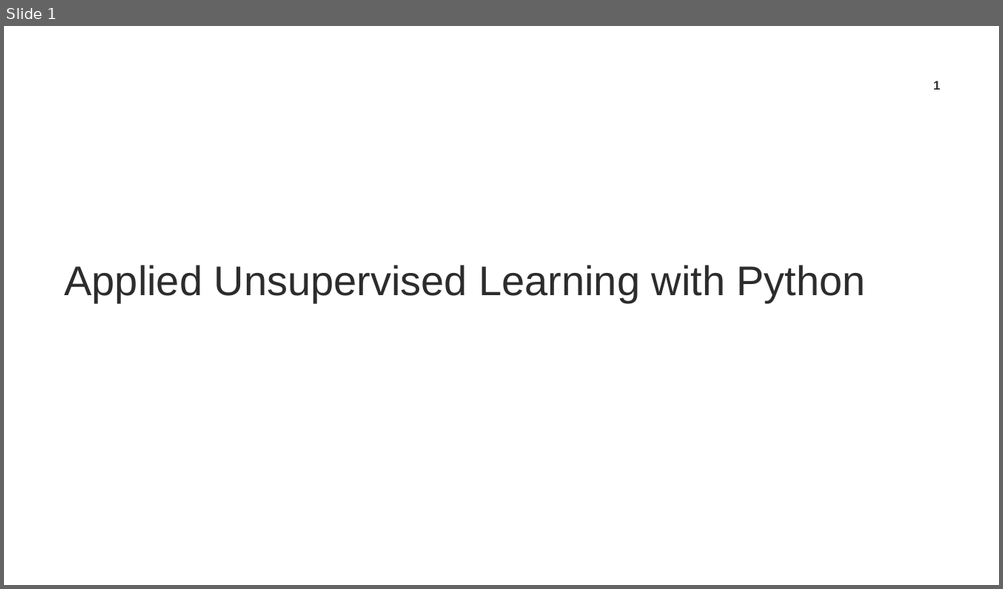
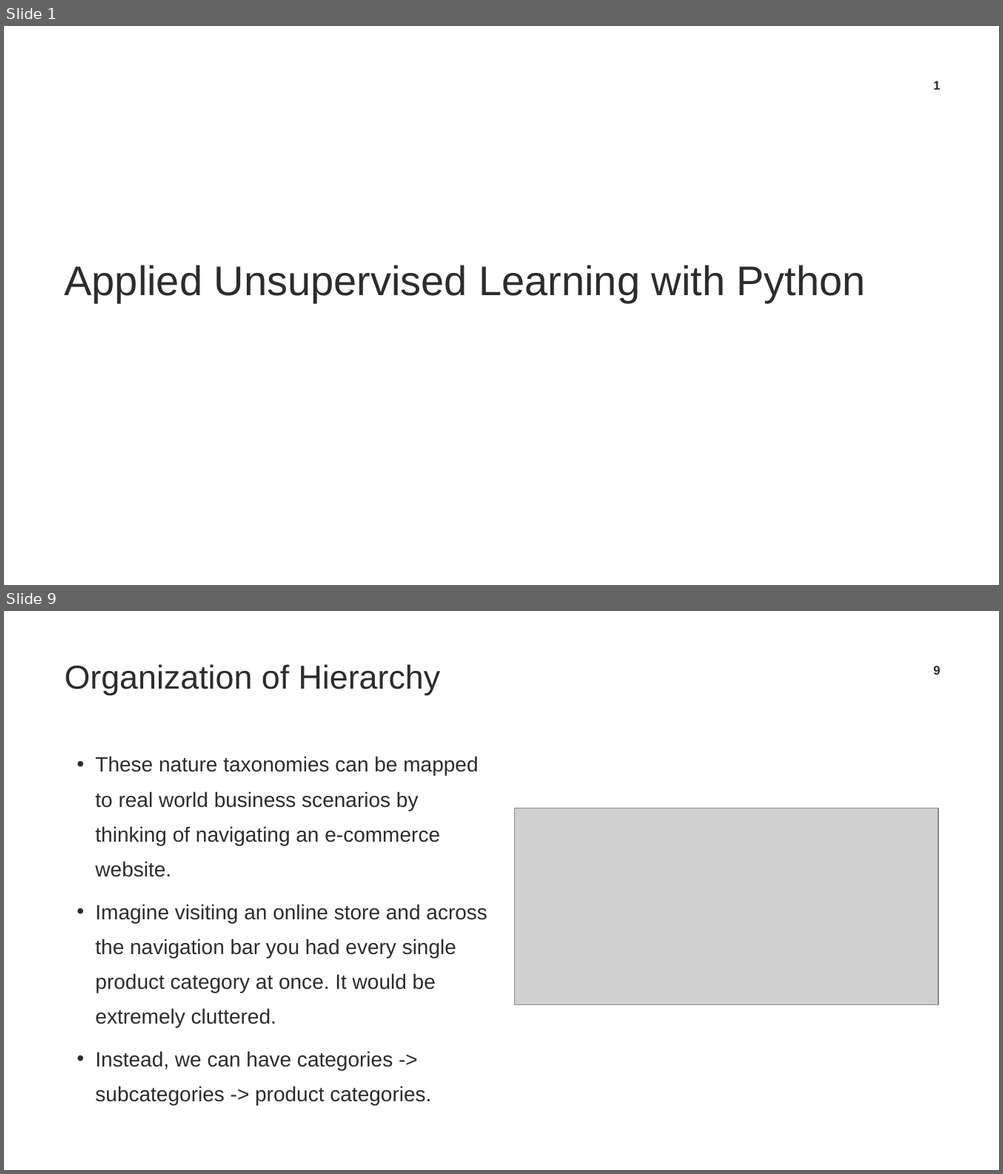
Before and after one commit to TrainingByPackt/Applied-Unsupervised-Learning-with-Python, a slide deck: CH2/Lesson02_FirstDraft.pptx. Shown one above the other, each under a label of ours: slide 1 before the commit, slides 1 and 9 after it; the slides between them are not shown. The pictures are 1003x589 and 1003x1174 pixels, drawn with LibreOffice and Linux fonts; fonts in the diff are those of the drawing; grey boxes stand for pictures; background and template pictures are left out. Boxes give left, top, right and bottom in pixels: in the first picture for what was removed or moved away, otherwise in the second. Text is boxed around its words. In the diff, an @@ line names an element or a change of style, - is before the commit and + after.

```diff
--- a/CH2/Lesson02_FirstDraft.pptx
+++ b/CH2/Lesson02_FirstDraft.pptx
@@ slide 9 added at [4,611,999,1170], background #FFFFFF @@
@@ title added at [65,664,441,695], 32 pt, text #2C2C2C @@
+Organization of Hierarchy
@@ page number added at [933,666,939,675], 12 pt, text #2C2C2C, bold @@
+9
@@ text added at [95,756,487,1105], 20 pt, text #2C2C2C @@
+• These nature taxonomies can be mapped to real world business scenarios by thinking of navigating an e-commerce website.
+• Imagine visiting an online store and across the navigation bar you had every single product category at once. It would be extremely cluttered.
+• Instead, we can have categories -> subcategories -> product categories.
@@ picture added at [515,809,938,1005] @@
```
Also in this commit, not shown: 12 slides changed, 20 other slides added, 19 slides removed, 3 other files.
